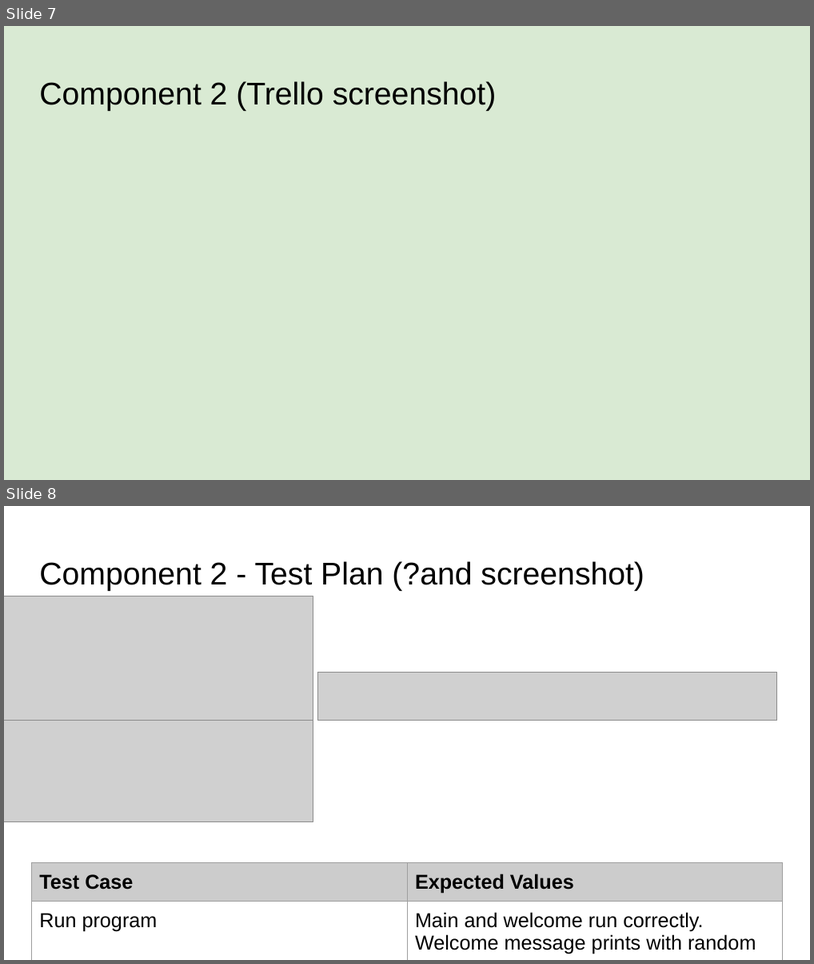
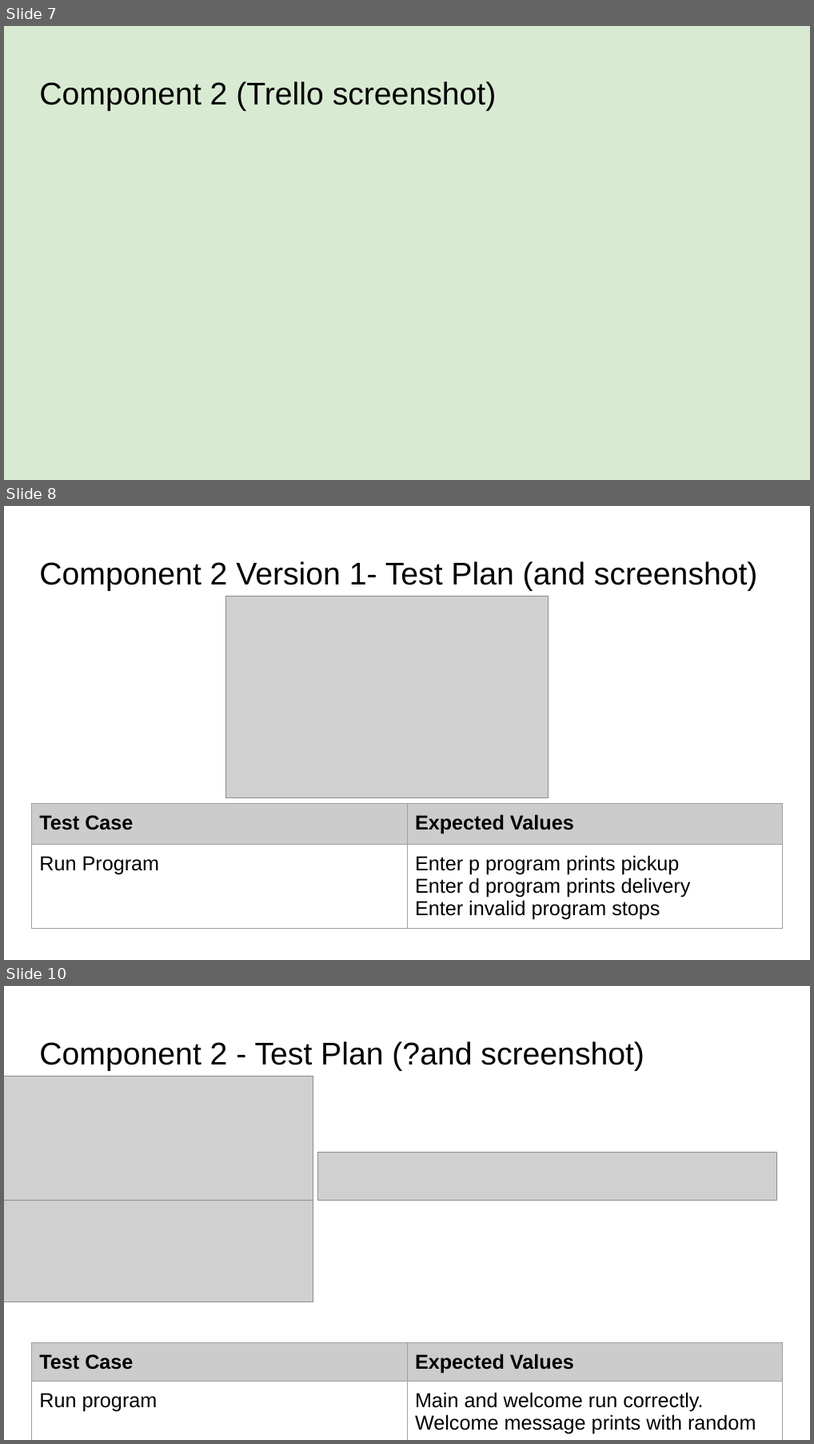
Before and after one commit to levinelson69/pizza_bot, a slide deck: 022_91893+_+91897+Documentation.pptx. Shown one above the other, each under a label of ours: slides 7 and 8 before the commit, slides 7, 8 and 10 after it; the slides between them are not shown. The pictures are 814x964 and 814x1444 pixels, drawn with LibreOffice and Linux fonts; fonts in the diff are those of the drawing; grey boxes stand for pictures. Boxes give left, top, right and bottom in pixels: in the first picture for what was removed or moved away, otherwise in the second. Text is boxed around its words. In the diff, an @@ line names an element or a change of style, - is before the commit and + after.

Commit message:
Pickup and delivery menu

```diff
--- a/022_91893+_+91897+Documentation.pptx
+++ b/022_91893+_+91897+Documentation.pptx
@@ slide 8 added at box(4, 506, 810, 960), background #FFFFFF @@
@@ title added at box(39, 561, 758, 591), 28 pt, text #000000 @@
+Component 2 Version 1- Test Plan (and screenshot)
@@ picture added at box(226, 596, 548, 797) @@
@@ table added at box(31, 804, 783, 932), 2 rows, 2 columns @@
+Test Case | Expected Values
+Run Program | Enter p program prints pickup / Enter d program prints delivery / Enter invalid program stops
@@ what was slide 8 is now slide 10 @@
```
Also in this commit, not shown: 1 other slide added, 2 other files.
